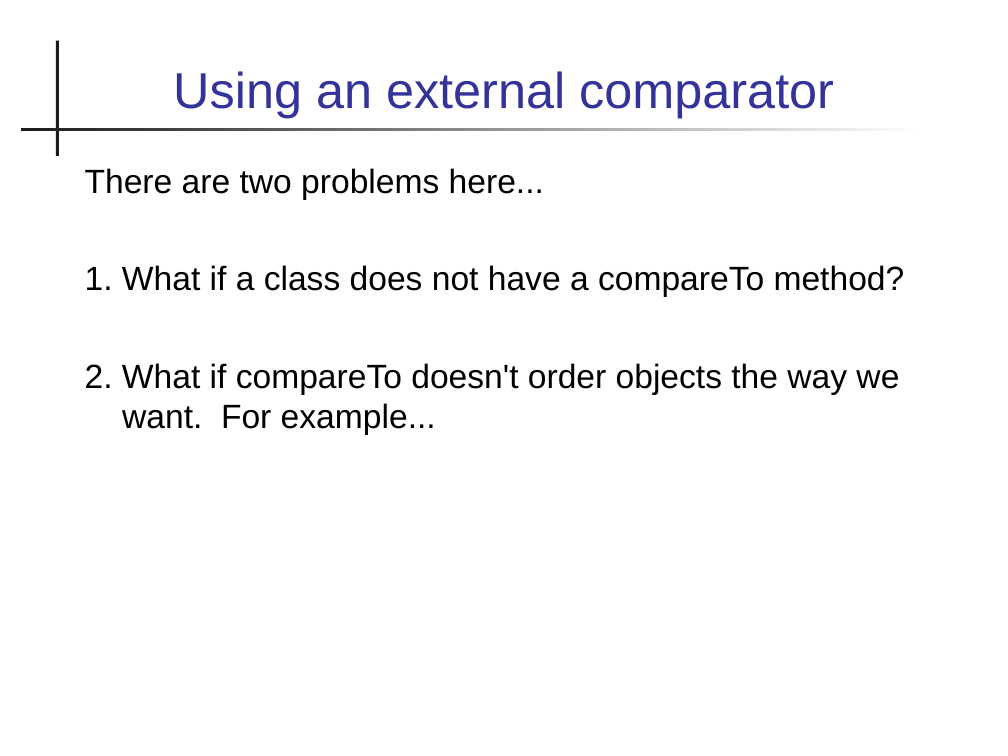
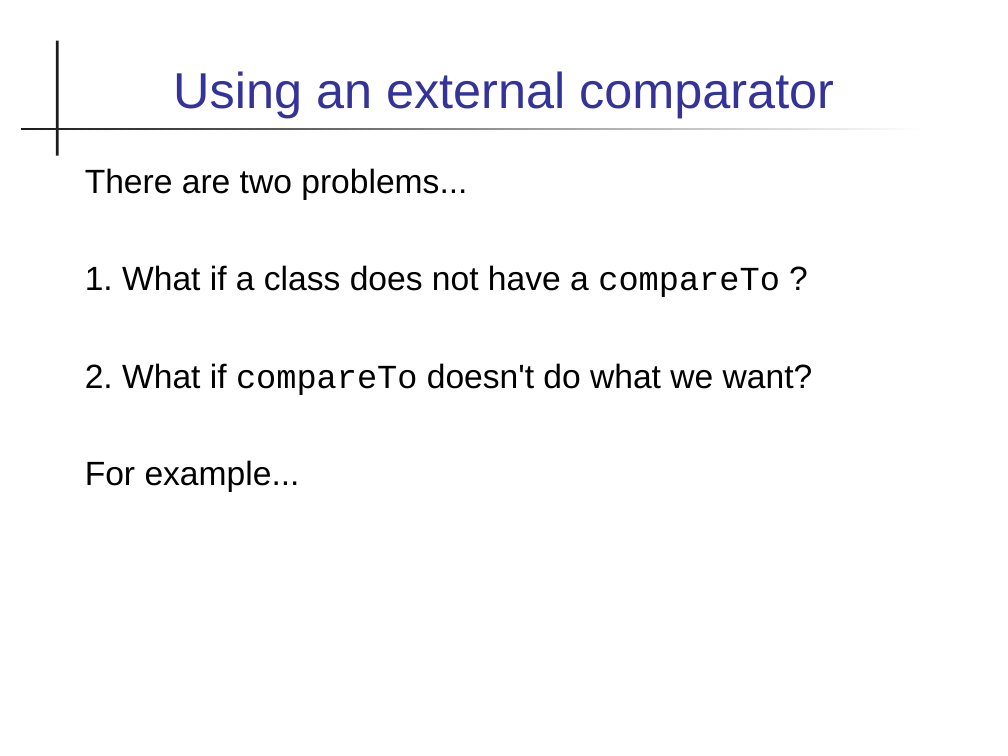
Before and after one commit to skeoop/skeoop.github.io, a slide deck: slide 16 of week3/Lexical-Order-and-Sorting.ppt. Drawn at 1008x756 pixels with LibreOffice and Linux fonts; fonts in the diff are those of the drawing. Boxes give left, top, right and bottom in pixels: in the first picture for what was removed or moved away, otherwise in the second. Text is boxed around its words. In the diff, an @@ line names an element or a change of style, - is before the commit and + after.

```diff
--- a/week3/Lexical-Order-and-Sorting.ppt
+++ b/week3/Lexical-Order-and-Sorting.ppt
@@ text at [85,168,813,492]: text changed @@
-There are two problems here...
-1. What if a class does not have a compareTo method?
-2. What if compareTo doesn't order objects the way we want. For example...
+There are two problems...
+1. What if a class does not have a compareTo ?
+2. What if compareTo doesn't do what we want?
+For example...
```
Also in this commit, not shown: 3 other slides changed, 1 slide added, 11 other files.
